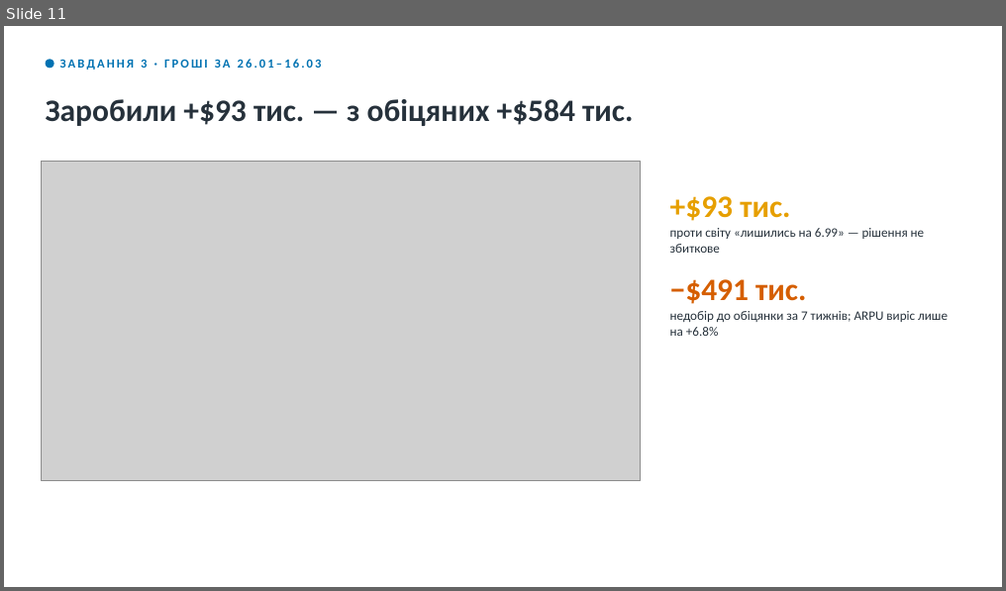
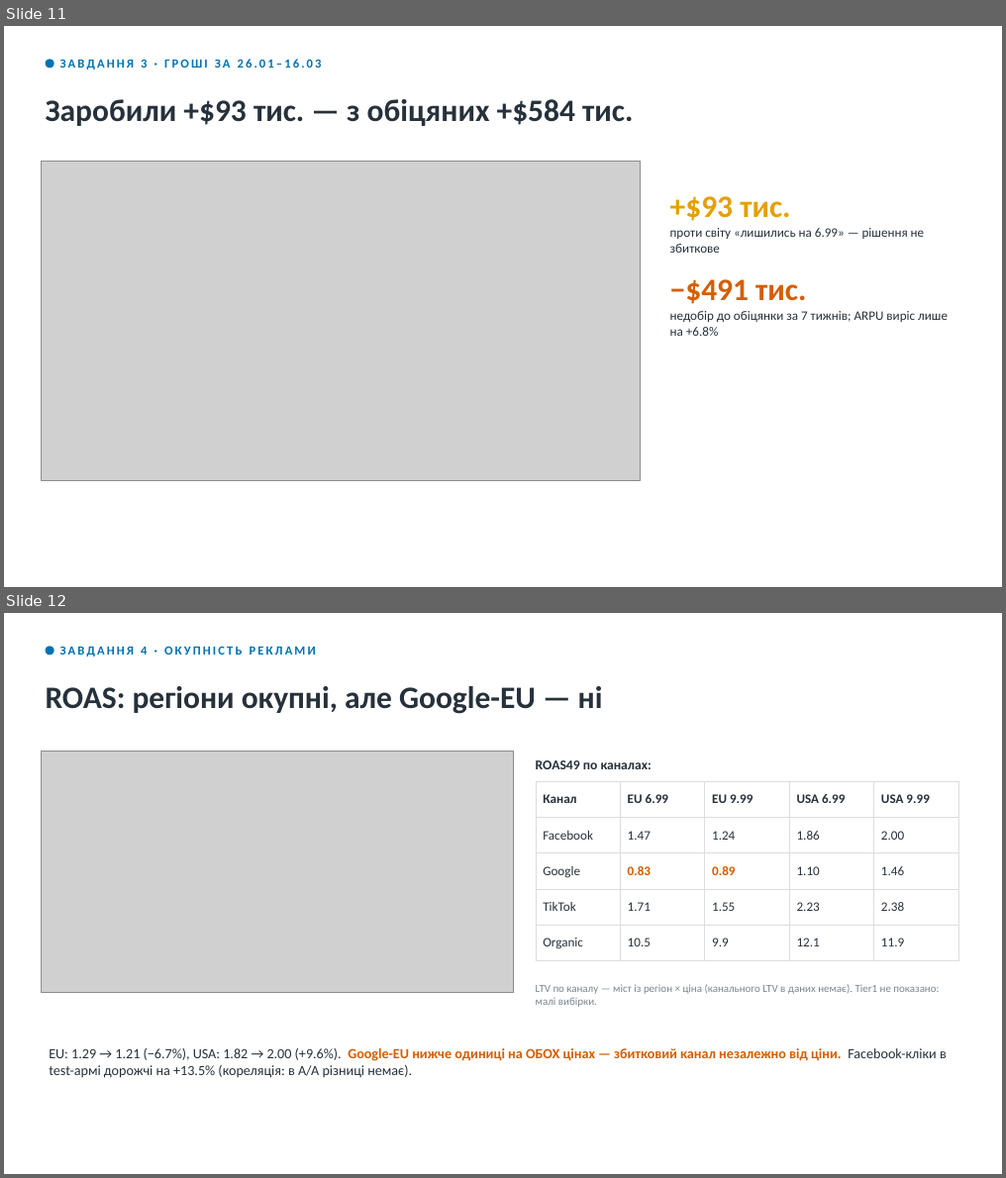
Before and after one commit to Trigger111/amo-case-nepop, a slide deck: AMO_case_presentation.pptx. Shown one above the other, each under a label of ours: slide 11 before the commit, slides 11 and 12 after it. The pictures are 1006x591 and 1006x1178 pixels, drawn with LibreOffice and Linux fonts; fonts in the diff are those of the drawing; grey boxes stand for pictures. Boxes give left, top, right and bottom in pixels: in the first picture for what was removed or moved away, otherwise in the second. Text is boxed around its words. In the diff, an @@ line names an element or a change of style, - is before the commit and + after.

Commit message:
CI correction / ROAS recalculated / LTV EU fixed / Presintation and Readme renewed

```diff
--- a/AMO_case_presentation.pptx
+++ b/AMO_case_presentation.pptx
@@ slide 12 added at (4,613,1002,1174), background #FFFFFF @@
@@ ellipse added at (46,646,54,655), fill #0072B2 @@
@@ text added at (60,646,316,657), 12 pt, text #0072B2, bold @@
+ЗАВДАННЯ 4 · ОКУПНІСТЬ РЕКЛАМИ
@@ text added at (46,686,603,714), 30 pt, text #26313B, bold @@
+ROAS: регіони окупні, але Google-EU — ні
@@ picture added at (42,752,513,992) @@
@@ text added at (536,761,651,769), 13 pt, text #26313B, bold @@
+ROAS49 по каналах:
@@ table added at (536,781,958,954), 5 rows, 5 columns @@
+Канал | EU 6.99 | EU 9.99 | USA 6.99 | USA 9.99
+Facebook | 1.47 | 1.24 | 1.86 | 2.00
+Google | 0.83 | 0.89 | 1.10 | 1.46
+TikTok | 1.71 | 1.55 | 2.23 | 2.38
+Organic | 10.5 | 9.9 | 12.1 | 11.9
@@ text added at (536,984,939,1007), 10.5 pt, text #7A8791 @@
+LTV по каналу — міст із регіон × ціна (канального LTV в даних немає). Tier1 не показано: малі вибірки.
@@ text added at (49,1049,946,1078), 13.5 pt, text #26313B @@
+EU: 1.29 → 1.21 (−6.7%), USA: 1.82 → 2.00 (+9.6%). Google-EU нижче одиниці на ОБОХ цінах — збитковий канал незалежно від ціни. Facebook-кліки в test-армі дорожчі на +13.5% (кореляція: в A/A різниці немає).
```
Also in this commit, not shown: 8 slides changed, 1 slide removed, 3 other files.
